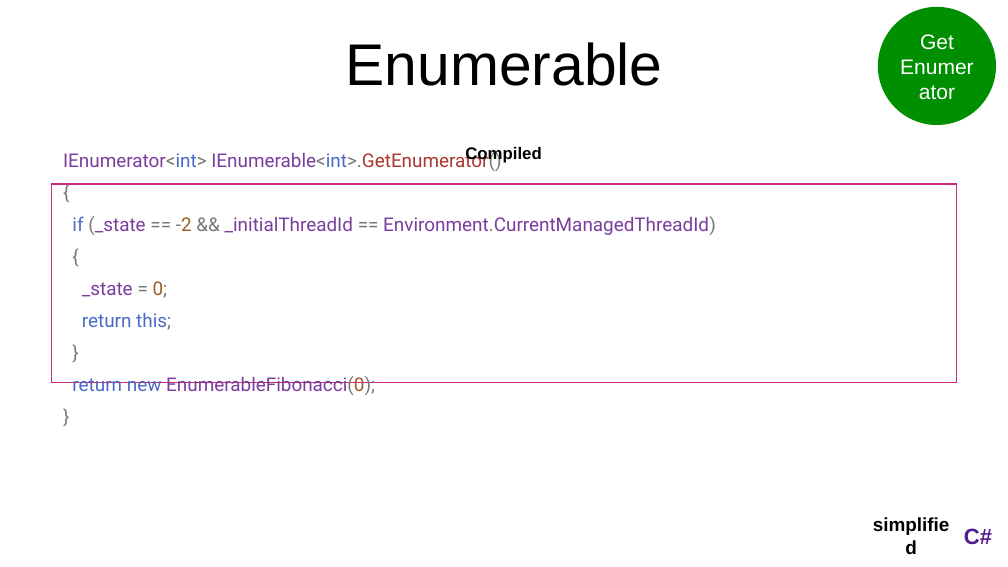
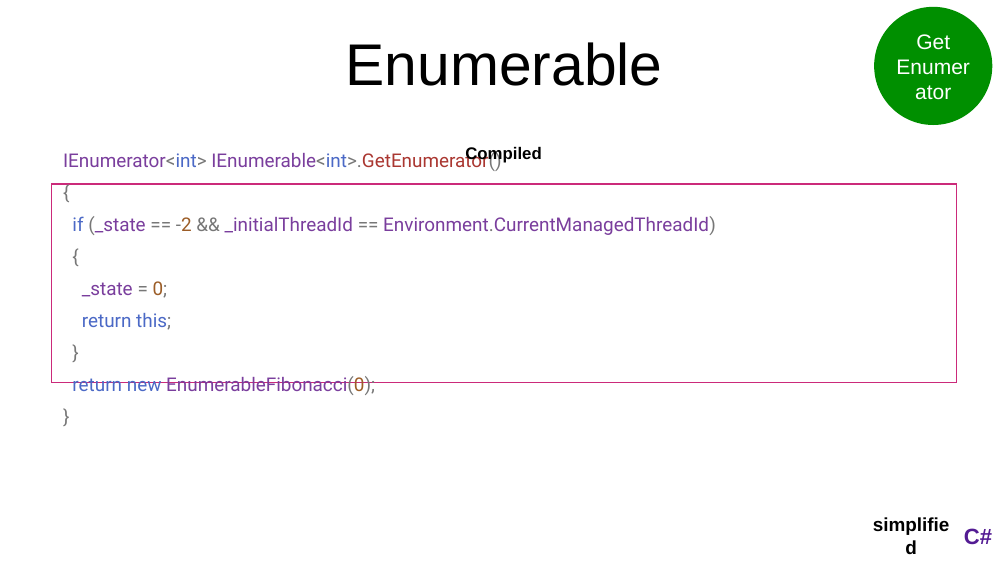
Before and after one commit to MikeMKH/talk-my-compiler-did-what, a slide deck: slide 44 of My Compiler Did What.pptx. Drawn at 1008x567 pixels with LibreOffice and Linux fonts; fonts in the diff are those of the drawing. Boxes give left, top, right and bottom in pixels: in the first picture for what was removed or moved away, otherwise in the second. Text is boxed around its words. In the diff, an @@ line names an element or a change of style, - is before the commit and + after.

```diff
--- a/My Compiler Did What.pptx
+++ b/My Compiler Did What.pptx
@@ ellipse "Get Enumerator": place and size @@
-ellipse "Get Enumerator" at <box>878,7,996,125</box>
+ellipse "Get Enumerator" at <box>874,7,992,125</box>
```
Also in this commit, not shown: 12 other slides changed, 2 other files.
